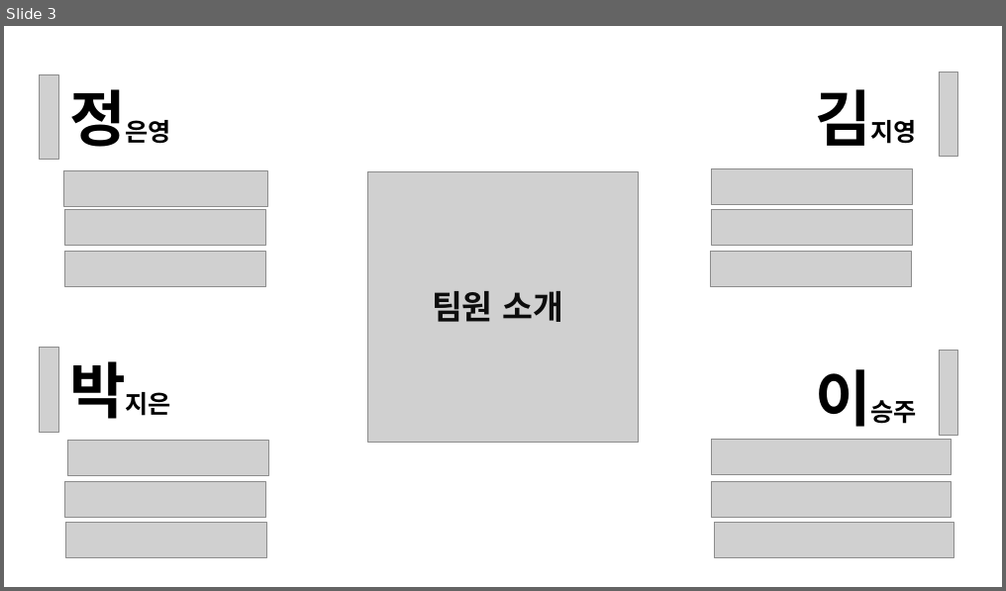
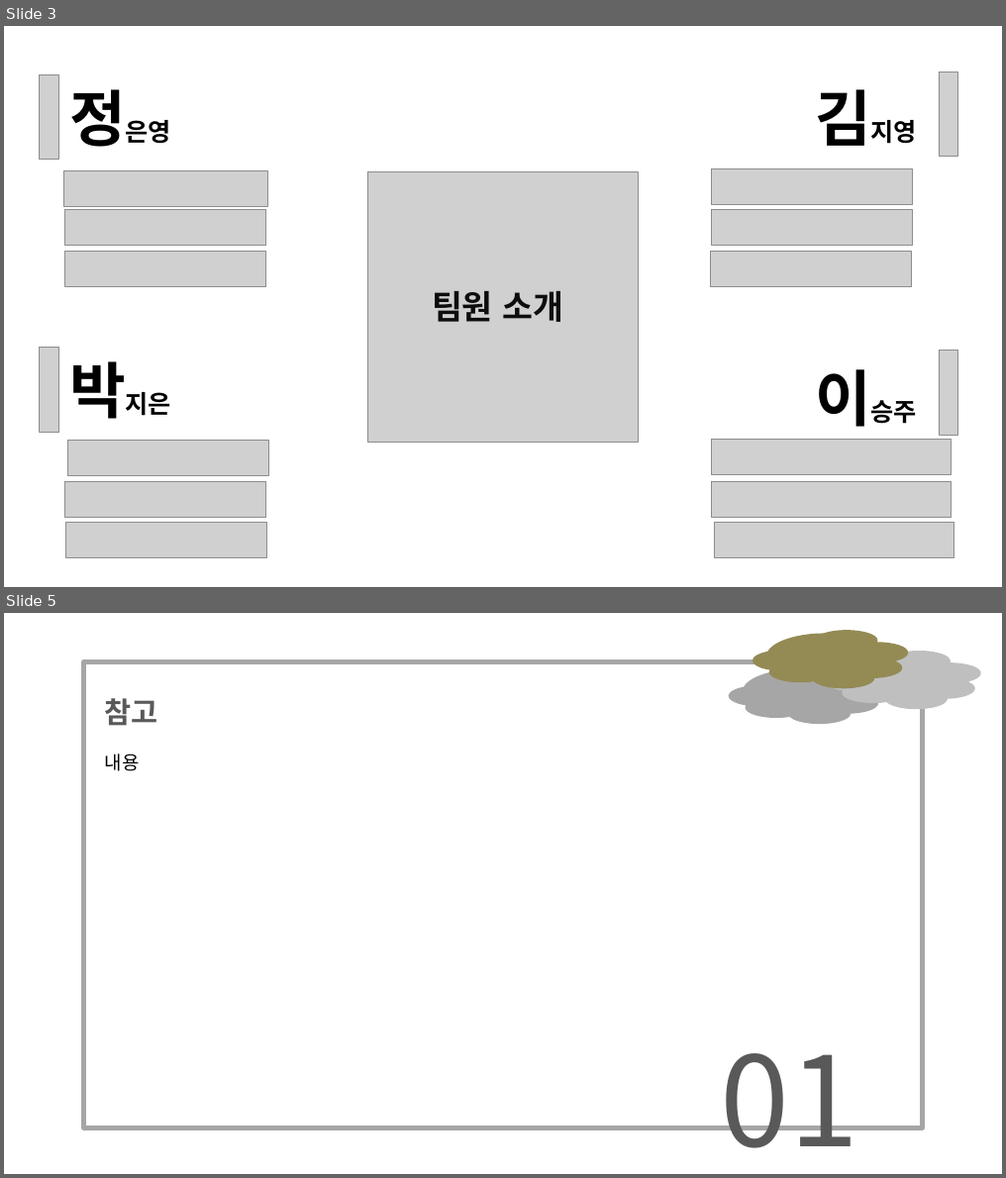
Before and after one commit to jieun000/FIDING-SeoulTourismAPIWeb, a slide deck: jieun/project3/PPT/3번째 프로젝트.pptx. Shown one above the other, each under a label of ours: slide 3 before the commit, slides 3 and 5 after it; the slides between them are not shown. The pictures are 1006x591 and 1006x1178 pixels, drawn with LibreOffice and Linux fonts; fonts in the diff are those of the drawing; grey boxes stand for pictures. Boxes give left, top, right and bottom in pixels: in the first picture for what was removed or moved away, otherwise in the second. Text is boxed around its words. In the diff, an @@ line names an element or a change of style, - is before the commit and + after.

```diff
--- a/jieun/project3/PPT/3번째 프로젝트.pptx
+++ b/jieun/project3/PPT/3번째 프로젝트.pptx
@@ slide 5 added at (4,613,1002,1174), background #FFFFFF @@
@@ freeform shape added at (753,631,907,688), fill #948A54, outline #948A54 2 pt @@
@@ rectangle added at (84,662,923,1129), outline #A6A6A6 6.75 pt @@
@@ freeform shape added at (729,666,883,724), fill #A6A6A6, outline #A6A6A6 2 pt @@
@@ freeform shape added at (826,652,980,709), fill #BFBFBF, outline #BFBFBF 2 pt @@
@@ text added at (105,698,158,726), 42 pt, text #595959, bold @@
+참고
@@ text added at (105,754,140,771), 27 pt, text #000000 @@
+내용
@@ text added at (720,1054,858,1149), 180 pt, text #595959 @@
+01
```
Also in this commit, not shown: 7 slides changed, 8 other slides added, 15 other files.
